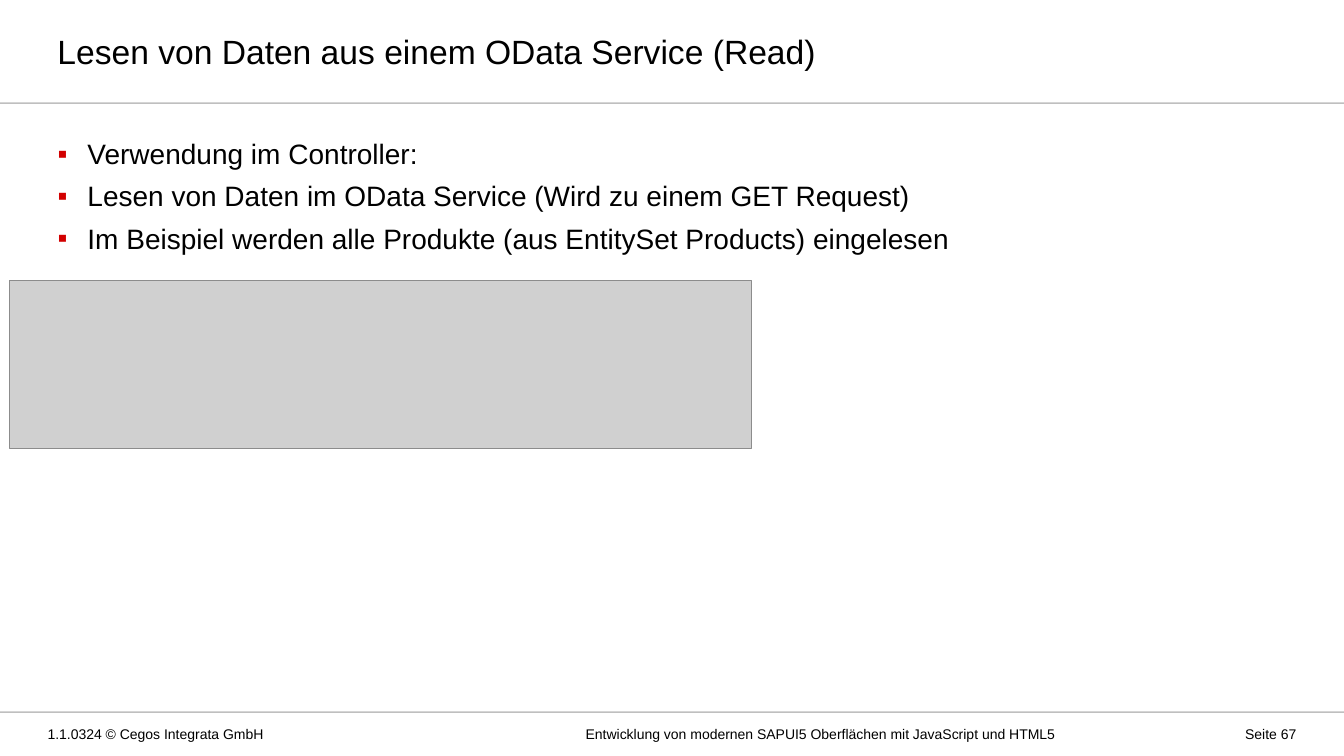
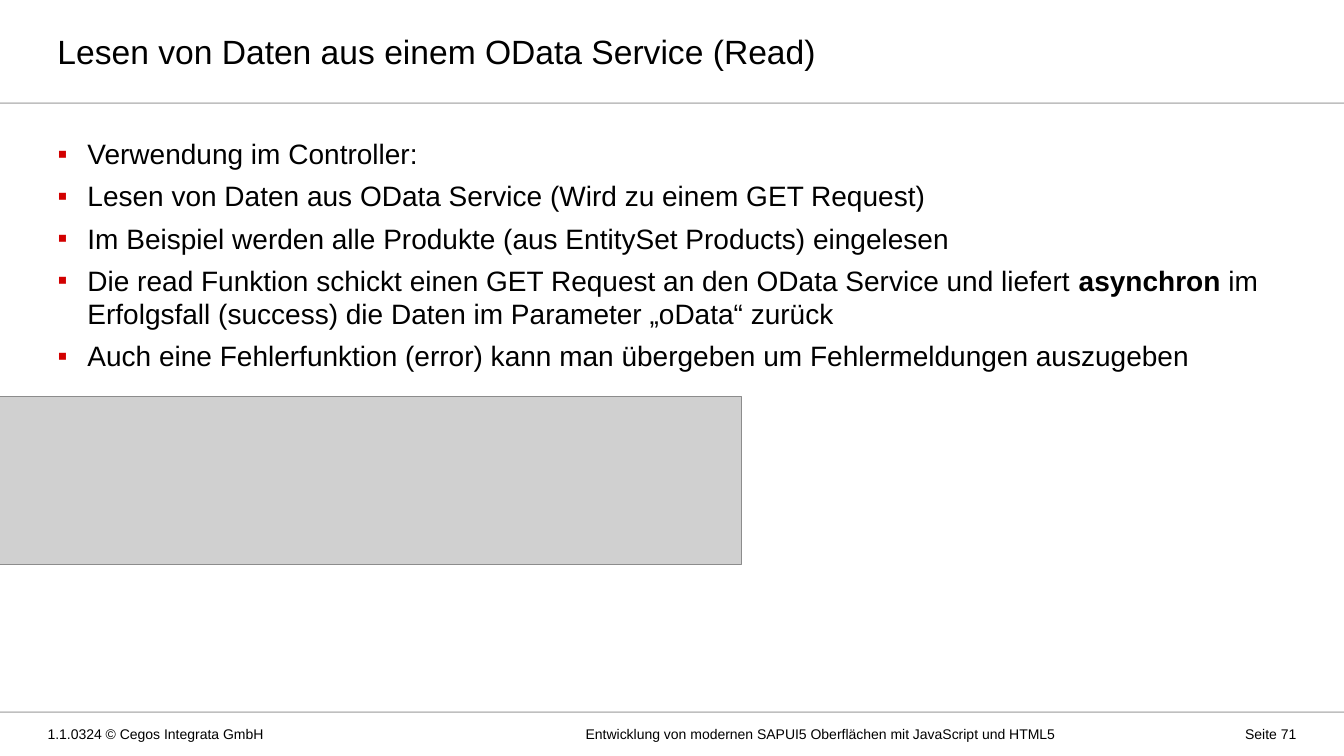
Before and after one commit to MatLange/Schulung-SAPUI5-und-Fiori, a slide deck: slide 71 of Präsentationsfolien/Tag03_SAPUI5-Fiori_DE.pptx (slide 67 before the commit). Drawn at 1344x756 pixels with LibreOffice and Linux fonts; fonts in the diff are those of the drawing; grey boxes stand for pictures; background and template pictures are left out. Boxes give left, top, right and bottom in pixels: in the first picture for what was removed or moved away, otherwise in the second. Text is boxed around its words. In the diff, an @@ line names an element or a change of style, - is before the commit and + after.

```diff
--- a/Präsentationsfolien/Tag03_SAPUI5-Fiori_DE.pptx
+++ b/Präsentationsfolien/Tag03_SAPUI5-Fiori_DE.pptx
@@ text at [87,185,925,212]: text changed @@
-▪ Lesen von Daten im OData Service (Wird zu einem GET Request)
+▪ Lesen von Daten aus OData Service (Wird zu einem GET Request)
@@ text at [87,270,1258,371]: paragraphs added @@
+▪ Die read Funktion schickt einen GET Request an den OData Service und liefert asynchron im Erfolgsfall (success) die Daten im Parameter „oData“ zurück
+▪ Auch eine Fehlerfunktion (error) kann man übergeben um Fehlermeldungen auszugeben
@@ picture: place and size @@
-picture at [10,280,752,449]
+picture at [0,396,742,565]
@@ page number at [1245,729,1297,739]: text changed @@
-Seite 67
+Seite 71
```
Also in this commit, not shown: 15 other slides changed, 8 slides added, 1 other file.
